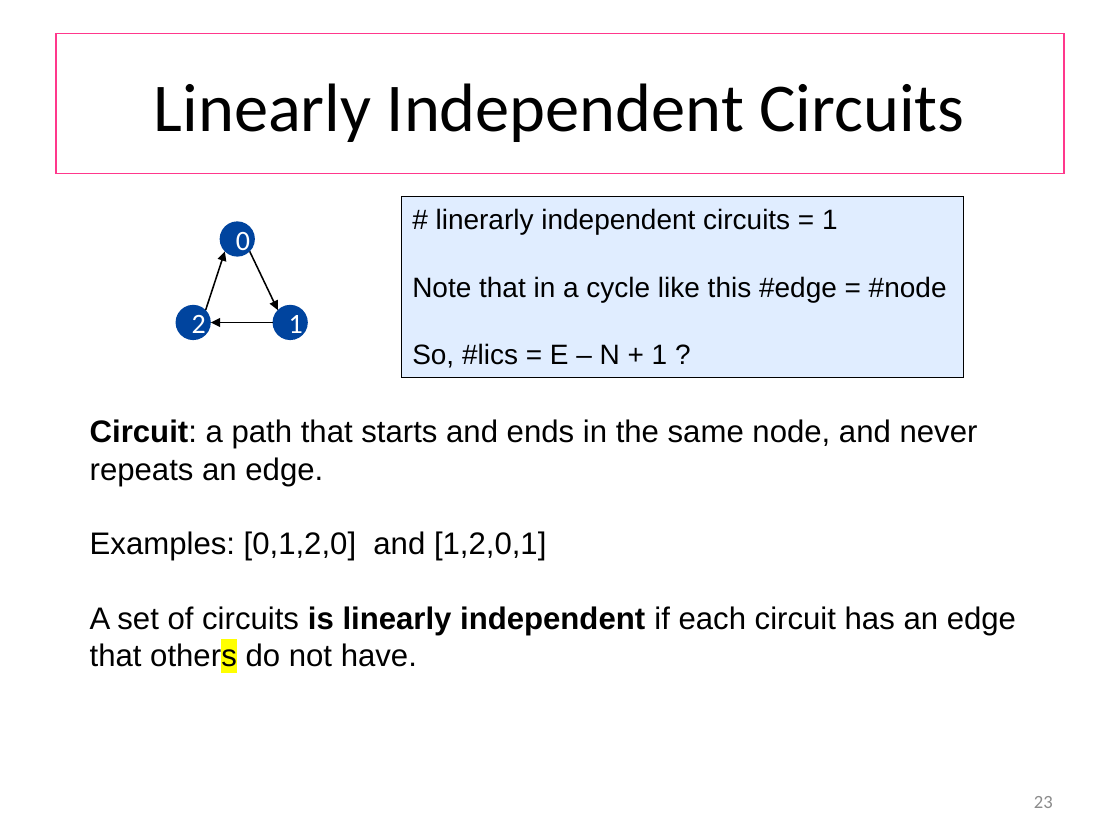
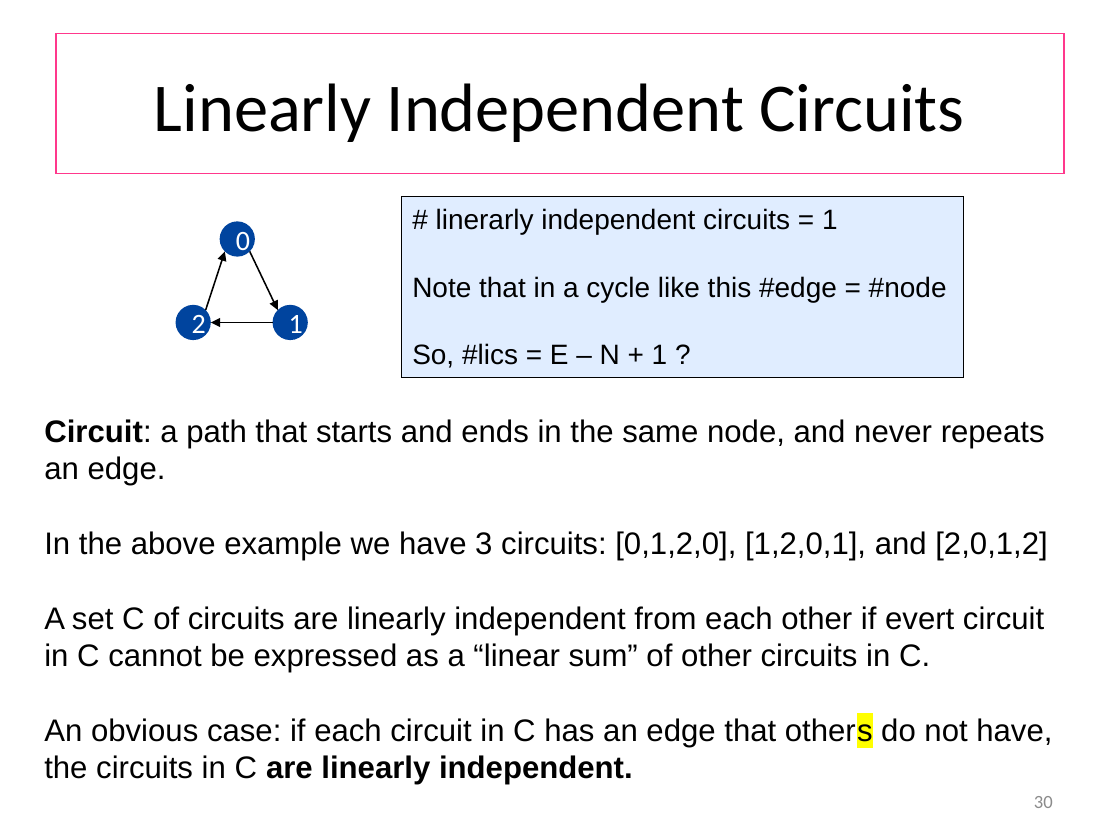
Before and after one commit to wooshrow/b3stv, a slide deck: slide 30 of slides/gbt.pptx (slide 23 before the commit). Drawn at 1120x840 pixels with LibreOffice and Linux fonts; fonts in the diff are those of the drawing. Boxes give left, top, right and bottom in pixels: in the first picture for what was removed or moved away, otherwise in the second. Text is boxed around its words. In the diff, an @@ line names an element or a change of style, - is before the commit and + after.

```diff
--- a/slides/gbt.pptx
+++ b/slides/gbt.pptx
@@ text "Circuit: a path that starts ...": place and size @@
-text "Circuit: a path that starts ..." at <box>90,419,1016,673</box>
+text "Circuit: a path that starts ..." at <box>44,419,1052,785</box>
@@ text at <box>44,531,1052,785</box>: text changed @@
-Examples: [0,1,2,0] and [1,2,0,1]
-A set of circuits is linearly independent if each circuit has an edge that others do not have.
+In the above example we have 3 circuits: [0,1,2,0], [1,2,0,1], and [2,0,1,2]
+A set C of circuits are linearly independent from each other if evert circuit in C cannot be expressed as a “linear sum” of other circuits in C.
+An obvious case: if each circuit in C has an edge that others do not have,
+the circuits in C are linearly independent.
@@ page number at <box>1034,796,1053,808</box>: text changed @@
-23
+30
```
Also in this commit, not shown: 5 other slides changed, 1 slide added, 12 other files.
